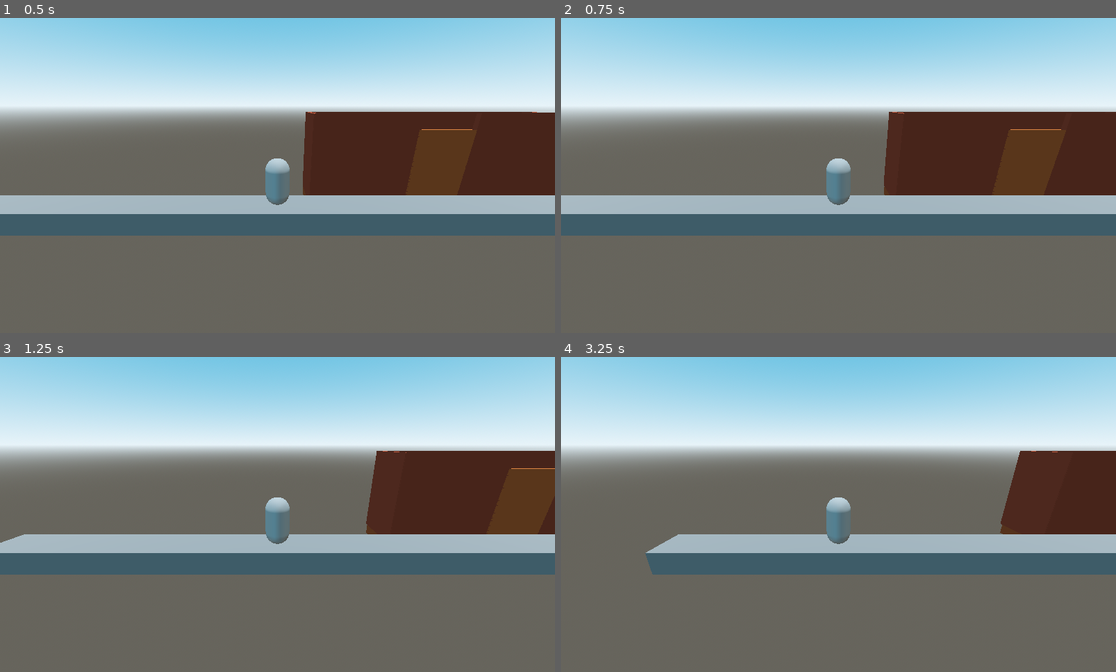
Above: before the commit, frames 1-4 (two rows, left to right).
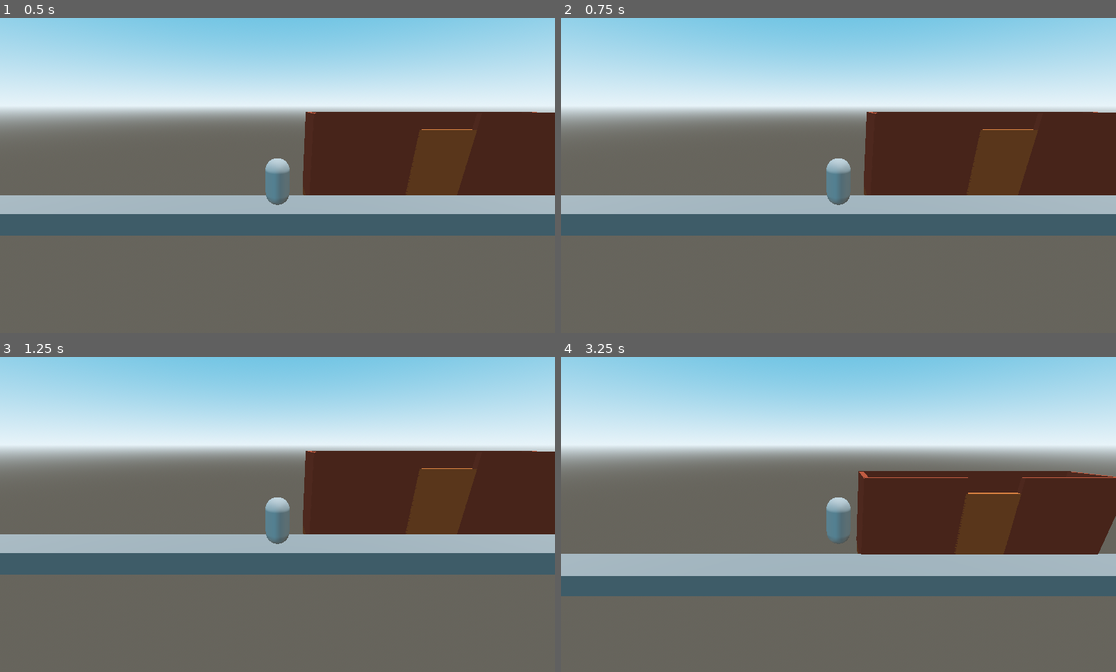
Above: after the commit, the same moments.

Repository: jablonskibrandan/GMTK-2026
Game: Godot game, scene res://Scenes/Game.tscn
Two runs of this game, one before a commit and one after it. Both use one fixed random seed, a clock stepped at 60 frames per second and the inputs below. Before the commit the project starts from res://Game.tscn.
Inputs:
- Up to frame 1 (0.5 s): no input
- Up to frame 2 (0.75 s): tap Enter at 0.5 s; hold Right (right, bound only after the commit) from 0.53 s (still down); hold A (A, bound only before the commit) from 0.53 s (still down)
- Up to frame 3 (1.25 s): keep holding Right (right, bound only after the commit); keep holding A (A, bound only before the commit); tap D (D, bound only before the commit) at 0.8 s
- Up to frame 4 (3.25 s): release Right (right, bound only after the commit) at 1.28 s; release A (A, bound only before the commit) at 1.28 s; hold Down (down, bound only after the commit) 1.28-2.03 s; tap D (D, bound only before the commit) at 1.35, 3.05 s; tap Space (W, bound only before the commit) at 1.55, 2.1 s; hold Right (right, bound only after the commit) 2.03-2.78 s; hold A (A, bound only before the commit) 2.03-2.78 s; hold Up (up, bound only after the commit) from 2.78 s (still down); tap A (A, bound only before the commit) at 2.85 s

Frame 1 is identical in both runs. In frame 2, 1.0% of the frame differs, in the area x 54-100%, y 29-57%; in frame 3, 3.3%; in frame 4, 25%, in the area x 0-100%, y 29-76%.

Commit message:
Changed Input map and enhanced jumping

Diff:
--- a/Game.tscn
+++ b/Scenes/Game.tscn
@@ -1,8 +1,8 @@
 [gd_scene format=3 uid="uid://bbc6jqk553mh2"]
 
-[ext_resource type="Script" uid="uid://vcxgqrg8i1b1" path="res://Player.gd" id="1_wbfu4"]
-[ext_resource type="Script" uid="uid://cnegol13dvn3c" path="res://door.gd" id="2_xkndl"]
-[ext_resource type="Script" uid="uid://mrfhs5jn6p0h" path="res://House.gd" id="3_u44n3"]
+[ext_resource type="Script" uid="uid://vcxgqrg8i1b1" path="res://Scripts/Player.gd" id="1_wbfu4"]
+[ext_resource type="Script" uid="uid://cnegol13dvn3c" path="res://Scripts/door.gd" id="2_xkndl"]
+[ext_resource type="Script" uid="uid://mrfhs5jn6p0h" path="res://Scripts/House.gd" id="3_u44n3"]
 
 [sub_resource type="ProceduralSkyMaterial" id="ProceduralSkyMaterial_wbfu4"]
 sky_top_color = Color(0.22581363, 0.5684212, 0.76015854, 1)
--- a/Player.gd
+++ b/Scripts/Player.gd
@@ -10,13 +10,12 @@
 	if not is_on_floor():
 		velocity += get_gravity() * delta
 
-	if Global.touchingDoor == 0 and Global.inHouse == 0:
-		if Input.is_action_just_pressed("W") and is_on_floor():
-			velocity.y = JUMP_VELOCITY
+	if Input.is_action_pressed("up") and Global.inHouse == 0 and is_on_floor():
+		velocity.y = JUMP_VELOCITY
 
-	if Input.is_action_pressed("A"):
+	if Input.is_action_pressed("left"):
 		position.x -= SPEED
-	if Input.is_action_pressed("D"):
+	if Input.is_action_pressed("right"):
 		position.x += SPEED
 
 	move_and_slide()
--- a/door.gd
+++ b/Scripts/door.gd
@@ -12,11 +12,11 @@
 func _process(_delta: float):
 
 	if global_position.distance_squared_to(player.global_position) < 2:
-		textLabel.text = "press 'W' to use door"
+		textLabel.text = "press 'S' to use door"
 		textLabel.show()
 		Global.touchingDoor = 1
 
-		if Input.is_action_just_pressed("W"):
+		if Input.is_action_just_pressed("down"):
 			if Global.inHouse == 0:
 				Global.inHouse = 1
 				player.position.z = -2
--- a/project.godot
+++ b/project.godot
@@ -13,7 +13,7 @@
 config/name="3DSidescroller"
 run/main_scene="uid://bbc6jqk553mh2"
 config/features=PackedStringArray("4.7", "GL Compatibility")
-config/icon="res://icon.svg"
+config/icon="res://Assets/icon.svg"
 
 [autoload]
 
@@ -26,19 +26,29 @@
 
 [input]
 
-D={
+up={
 "deadzone": 0.2,
-"events": [Object(InputEventKey,"resource_local_to_scene":fa …(140 unchanged characters)… d":false,"keycode":0,"physical_keycode":68,"key_label":0,"unicode":100,"location":0,"echo":false,"script":null)
+"events": [Object(InputEventKey,"resource_local_to_scene":fa …(140 unchanged characters)… d":false,"keycode":0,"physical_keycode":4194320,"key_label":0,"unicode":0,"location":0,"echo":false,"script":null)
+, Object(InputEventKey,"resource_local_to_scene":false,"resource_name":"","device":-1,"window_id":0,"alt_pressed":false,"shift_pressed":false,"ctrl_pressed":false,"meta_pressed":false,"pressed":false,"keycode":0,"physical_keycode":87,"key_label":0,"unicode":119,"location":0,"echo":false,"script":null)
+, Object(InputEventKey,"resource_local_to_scene":false,"resource_name":"","device":-1,"window_id":0,"alt_pressed":false,"shift_pressed":false,"ctrl_pressed":false,"meta_pressed":false,"pressed":false,"keycode":0,"physical_keycode":32,"key_label":0,"unicode":32,"location":0,"echo":false,"script":null)
 ]
 }
-A={
+down={
 "deadzone": 0.2,
-"events": [Object(InputEventKey,"resource_local_to_scene":fa …(140 unchanged characters)… d":false,"keycode":0,"physical_keycode":65,"key_label":0,"unicode":97,"location":0,"echo":false,"script":null)
+"events": [Object(InputEventKey,"resource_local_to_scene":fa …(140 unchanged characters)… d":false,"keycode":0,"physical_keycode":4194322,"key_label":0,"unicode":0,"location":0,"echo":false,"script":null)
+, Object(InputEventKey,"resource_local_to_scene":false,"resource_name":"","device":-1,"window_id":0,"alt_pressed":false,"shift_pressed":false,"ctrl_pressed":false,"meta_pressed":false,"pressed":false,"keycode":0,"physical_keycode":83,"key_label":0,"unicode":115,"location":0,"echo":false,"script":null)
 ]
 }
-W={
+left={
 "deadzone": 0.2,
-"events": [Object(InputEventKey,"resource_local_to_scene":fa …(140 unchanged characters)… d":false,"keycode":0,"physical_keycode":32,"key_label":0,"unicode":32,"location":0,"echo":false,"script":null)
+"events": [Object(InputEventKey,"resource_local_to_scene":fa …(140 unchanged characters)… d":false,"keycode":0,"physical_keycode":4194319,"key_label":0,"unicode":0,"location":0,"echo":false,"script":null)
+, Object(InputEventKey,"resource_local_to_scene":false,"resource_name":"","device":-1,"window_id":0,"alt_pressed":false,"shift_pressed":false,"ctrl_pressed":false,"meta_pressed":false,"pressed":false,"keycode":0,"physical_keycode":65,"key_label":0,"unicode":97,"location":0,"echo":false,"script":null)
+]
+}
+right={
+"deadzone": 0.2,
+"events": [Object(InputEventKey,"resource_local_to_scene":false,"resource_name":"","device":-1,"window_id":0,"alt_pressed":false,"shift_pressed":false,"ctrl_pressed":false,"meta_pressed":false,"pressed":false,"keycode":0,"physical_keycode":4194321,"key_label":0,"unicode":0,"location":0,"echo":false,"script":null)
+, Object(InputEventKey,"resource_local_to_scene":false,"resource_name":"","device":-1,"window_id":0,"alt_pressed":false,"shift_pressed":false,"ctrl_pressed":false,"meta_pressed":false,"pressed":false,"keycode":0,"physical_keycode":68,"key_label":0,"unicode":100,"location":0,"echo":false,"script":null)
 ]
 }
 
Renamed: icon.svg -> Assets/icon.svg
Not shown, changed: Assets/icon.svg.import
Renamed: Global.gd -> Scripts/Global.gd
Renamed: Global.gd.uid -> Scripts/Global.gd.uid
Renamed: House.gd -> Scripts/House.gd
Renamed: House.gd.uid -> Scripts/House.gd.uid
Renamed: Player.gd.uid -> Scripts/Player.gd.uid
Renamed: door.gd.uid -> Scripts/door.gd.uid
